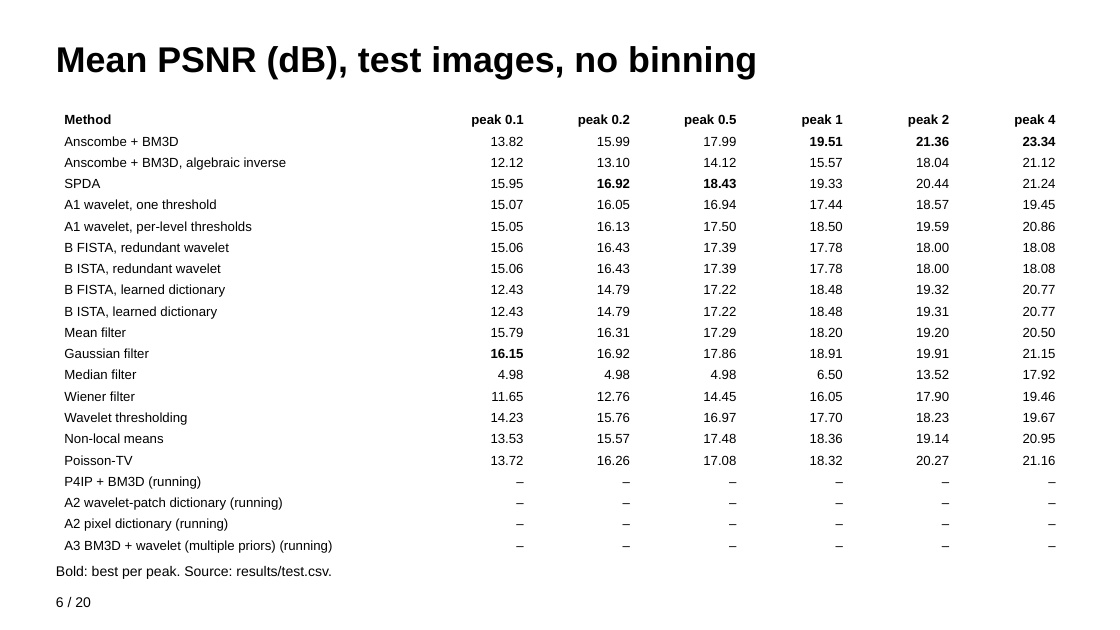
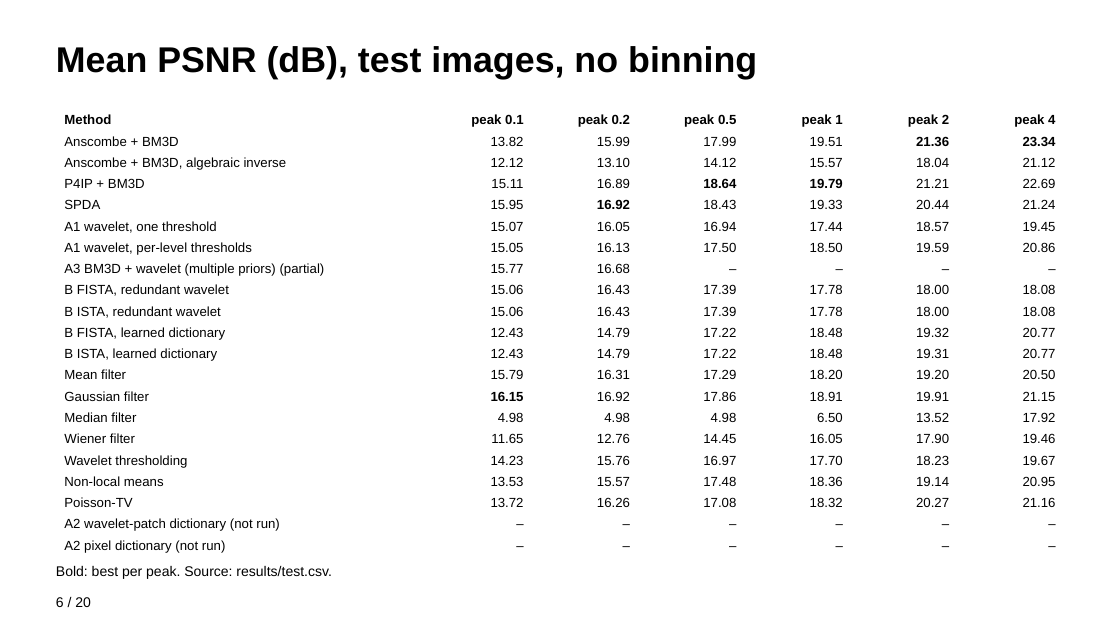
Before and after one commit to tarantulass/EE779-Poisson-Denoising, a slide deck: slide 6 of output/EE779_results.pptx. Drawn at 1120x630 pixels with LibreOffice and Linux fonts; fonts in the diff are those of the drawing. Boxes give left, top, right and bottom in pixels: in the first picture for what was removed or moved away, otherwise in the second. Text is boxed around its words. In the diff, an @@ line names an element or a change of style, - is before the commit and + after.

```diff
--- a/output/EE779_results.pptx
+++ b/output/EE779_results.pptx
@@ table at (x1=56, y1=110, x2=1064, y2=557) @@
+row 4: P4IP + BM3D | 15.11 | 16.89 | 18.64 | 19.79 | 21.21 | 22.69
+row 8: A3 BM3D + wavelet (multiple priors) (partial) | 15.77 | 16.68 | – | – | – | –
-row 18: P4IP + BM3D (running) | – | – | – | – | – | –
-row 19: A2 wavelet-patch dictionary (running) | – | – | – | – | – | –
-row 20: A2 pixel dictionary (running) | – | – | – | – | – | –
-row 21: A3 BM3D + wavelet (multiple priors) (running) | – | – | – | – | – | –
+row 20: A2 wavelet-patch dictionary (not run) | – | – | – | – | – | –
+row 21: A2 pixel dictionary (not run) | – | – | – | – | – | –
@@ bold off in "19.51" @@
```
Also in this commit, not shown: 9 other slides changed, 2 other files.
